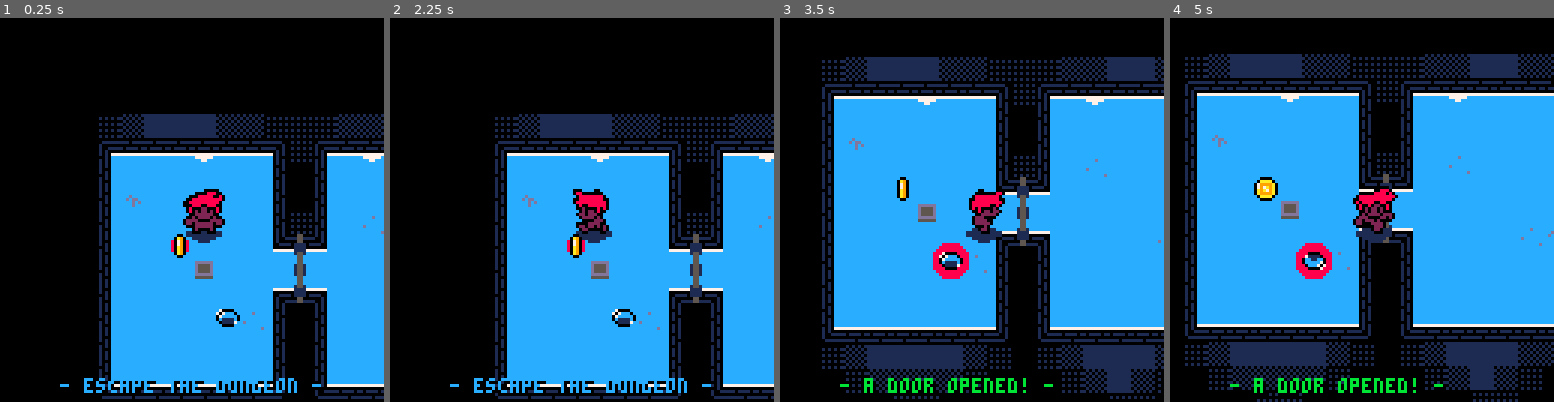
Above: before the commit, frames 1-4 (left to right).
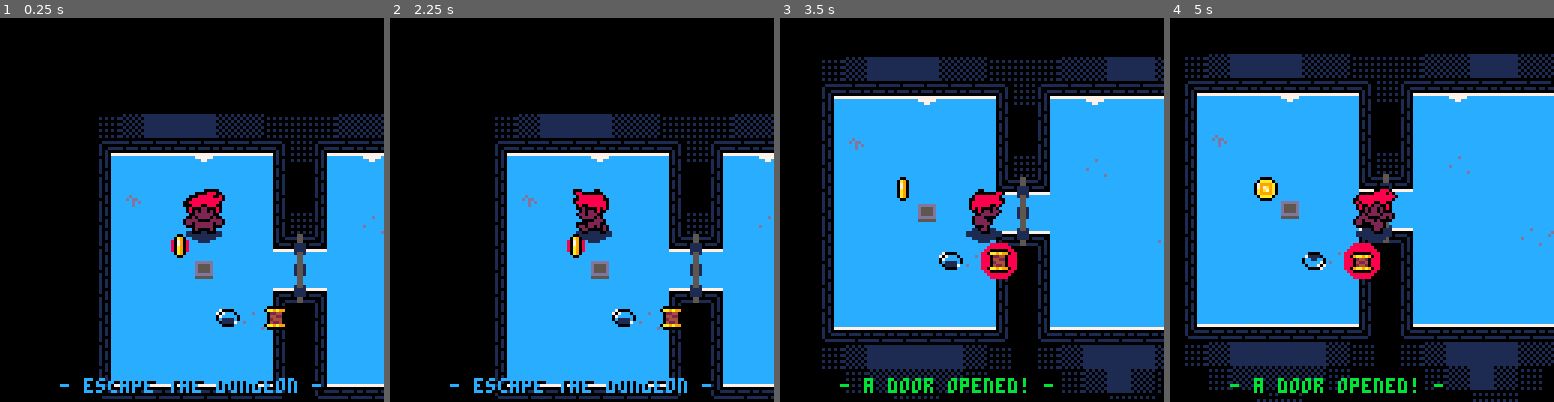
Above: after the commit, the same moments.

Repository: Kiyotoko/gamejam
Game: PICO-8 cartridge game.p8
Same seed, same stepped clock (60 frames per second), same inputs: the game is played once before the commit and once after it.
Inputs:
- Up to frame 1 (0.25 s): no input
- Up to frame 2 (2.25 s): tap O (Z key) at 0.33, 0.7, 1.43, 2.22 s; tap X (X key) at 1.07, 2.07 s; hold Left from 1.97 s (still down)
- Up to frame 3 (3.5 s): release Left at 2.37 s; tap X (X key) every 0.33 s from 2.4 to 3.4 s; hold Down 2.42-2.82 s; hold Right from 2.87 s (still down); tap O (Z key) at 3.1 s
- Up to frame 4 (5 s): release Right at 3.53 s; hold Up 3.58-4.08 s; tap X (X key) every 0.33 s from 3.73 to 4.73 s; tap O (Z key) at 3.98, 4.87 s; hold Right 4.13-4.53 s; hold Down from 4.58 s (still down)

The runs differ from the first frame. In frame 1, 0.3% of the frame differs, in the area x 68-75%, y 75-82%; in frame 2, 0.3%; in frame 3, 1.2%; in frame 4, 1.2%, in the area x 32-55%, y 58-68%.

Commit message:
Added the rest of the items from the sprite sheet

Diff:
--- a/items.lua
+++ b/items.lua
@@ -19,12 +19,18 @@
 emerald = 11
 ruby = 12
 sapphire = 13
+sigma = 14
+metal_pipe = 15
+copper_coil = 42
 
 item_names = {
     [gold] = "gold",
     [emerald] = "emerald",
     [ruby] = "ruby",
-    [sapphire] = "sapphire"
+    [sapphire] = "sapphire",
+    [sigma] = "sigma?",
+    [metal_pipe] = "metal pipe",
+    [copper_coil] = "copper coil"
 }
 
 -- sigma (?) = 14
--- a/main.lua
+++ b/main.lua
@@ -36,6 +36,7 @@
 function _init()
 	place_item(3, 5, gold)
 	place_item(5, 8, sapphire)
+	place_item(7, 8, copper_coil)
 
 	info("escape the dungeon")
 end
